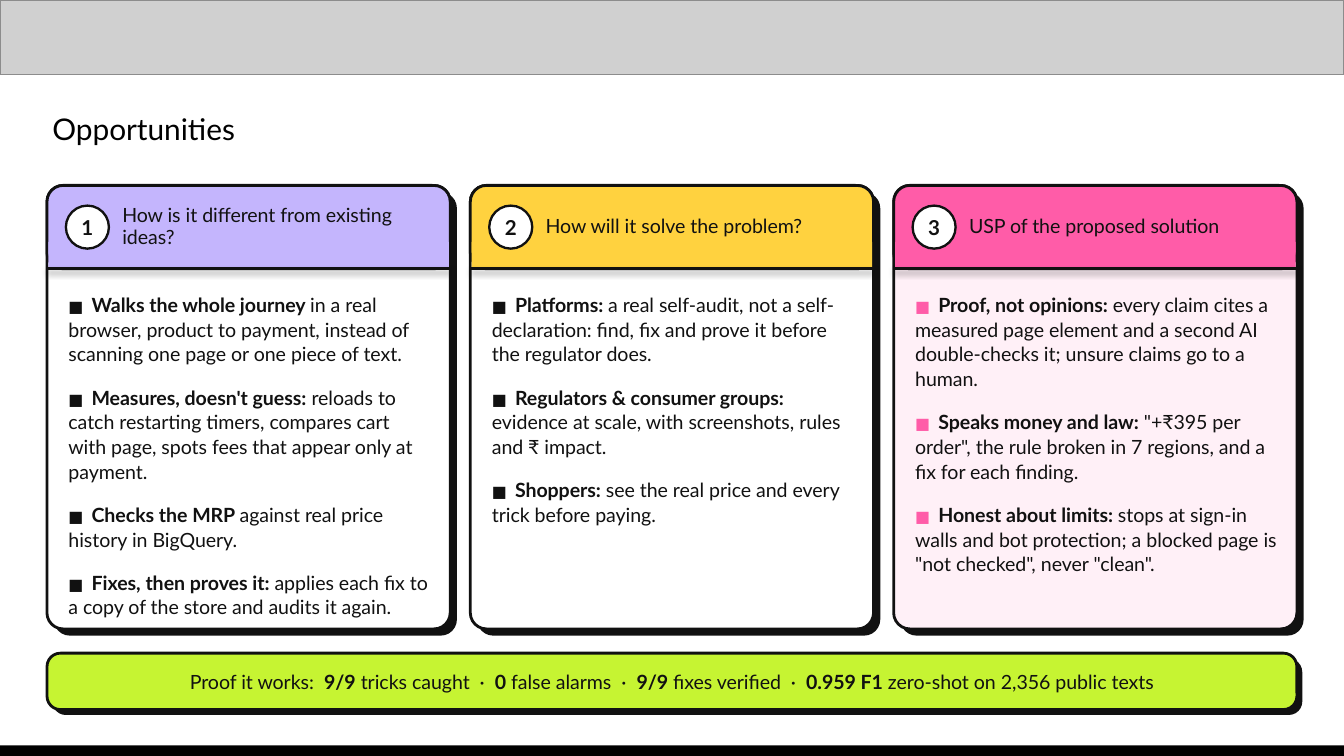
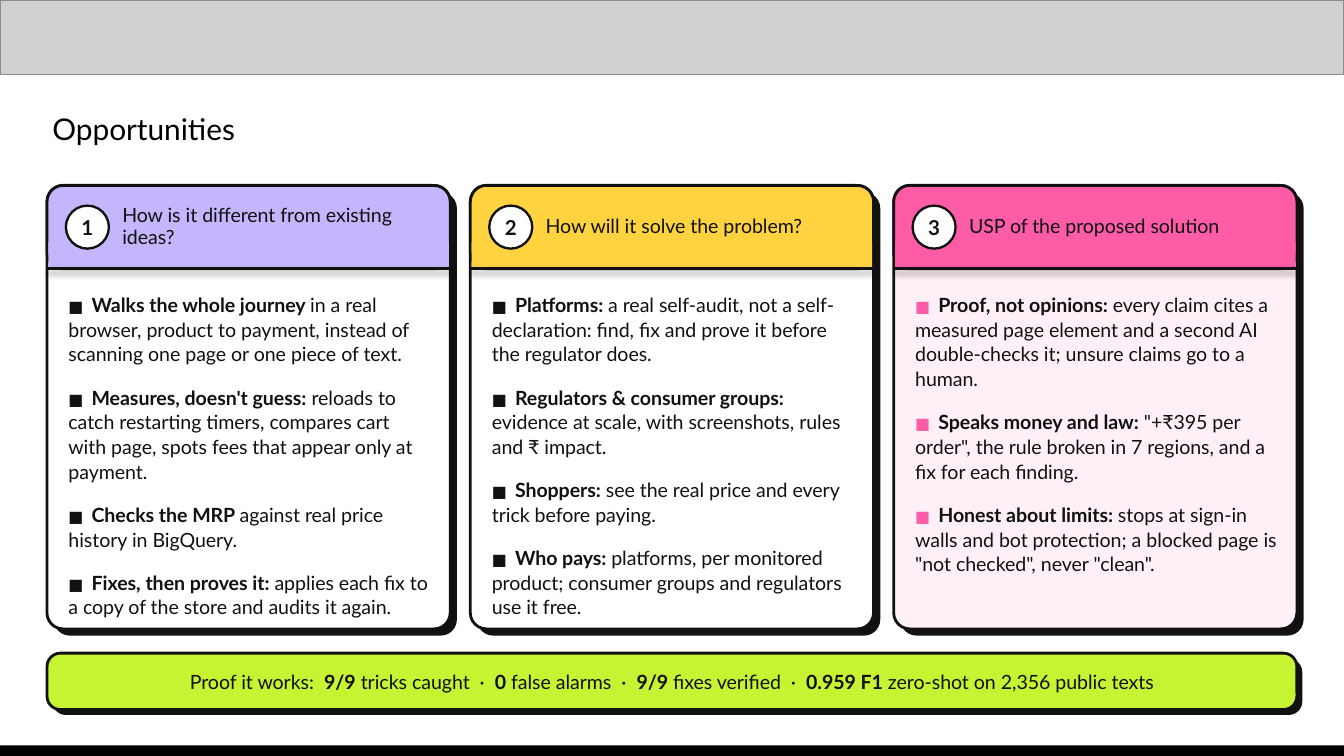
Before and after one commit to saubhagyaashish/shop-honest, a slide deck: slide 3 of Zero Context - Shop Honest - AI Builder Cup.pptx. Drawn at 1344x756 pixels with LibreOffice and Linux fonts; fonts in the diff are those of the drawing; grey boxes stand for pictures. Boxes give left, top, right and bottom in pixels: in the first picture for what was removed or moved away, otherwise in the second. Text is boxed around its words. In the diff, an @@ line names an element or a change of style, - is before the commit and + after.

```diff
--- a/Zero Context - Shop Honest - AI Builder Cup.pptx
+++ b/Zero Context - Shop Honest - AI Builder Cup.pptx
@@ text at [492, 550, 842, 614]: paragraph added @@
+■ Who pays: platforms, per monitored product; consumer groups and regulators use it free.
```
Also in this commit, not shown: 5 other slides changed, 2 slides added, 1 slide removed.
